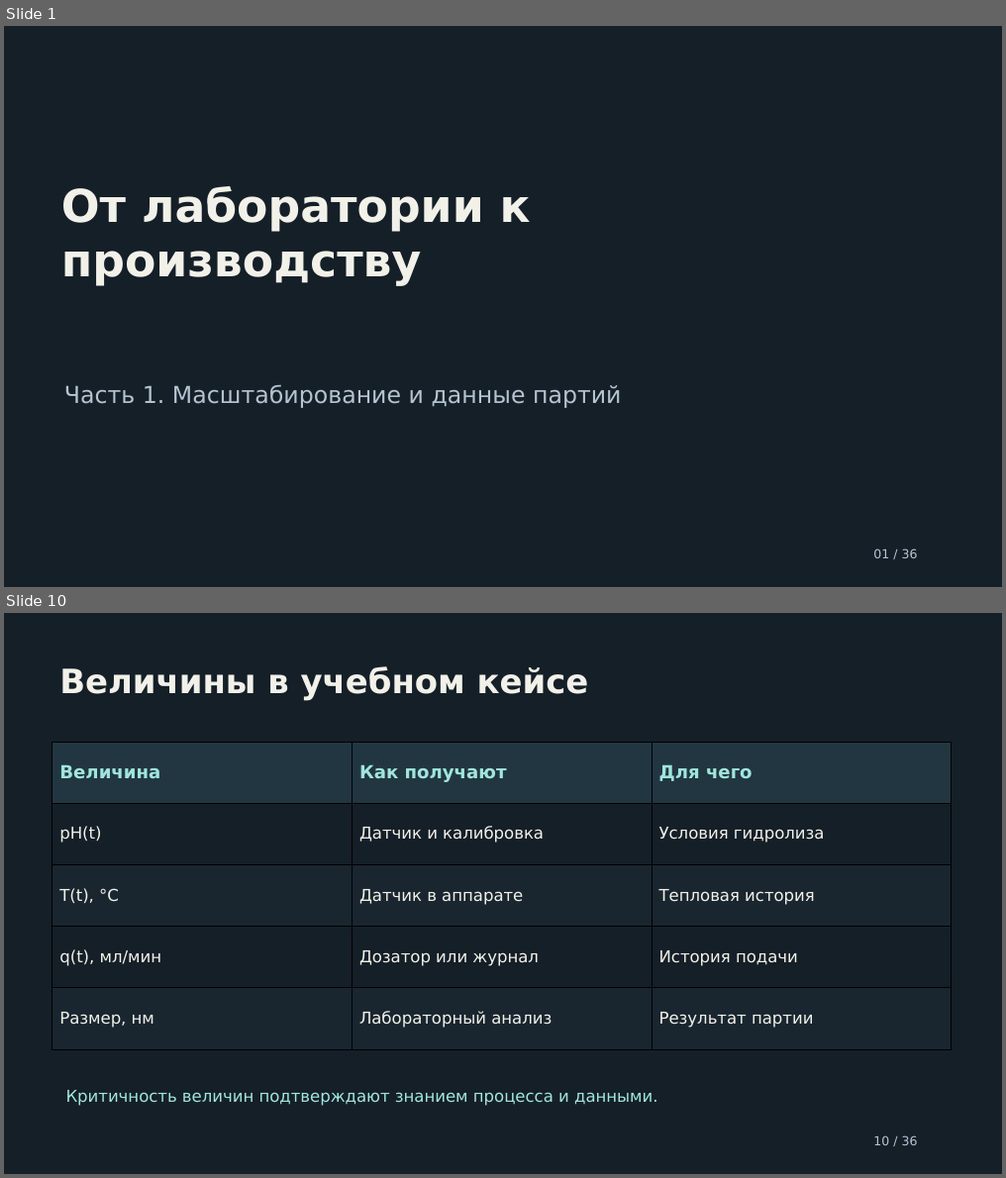
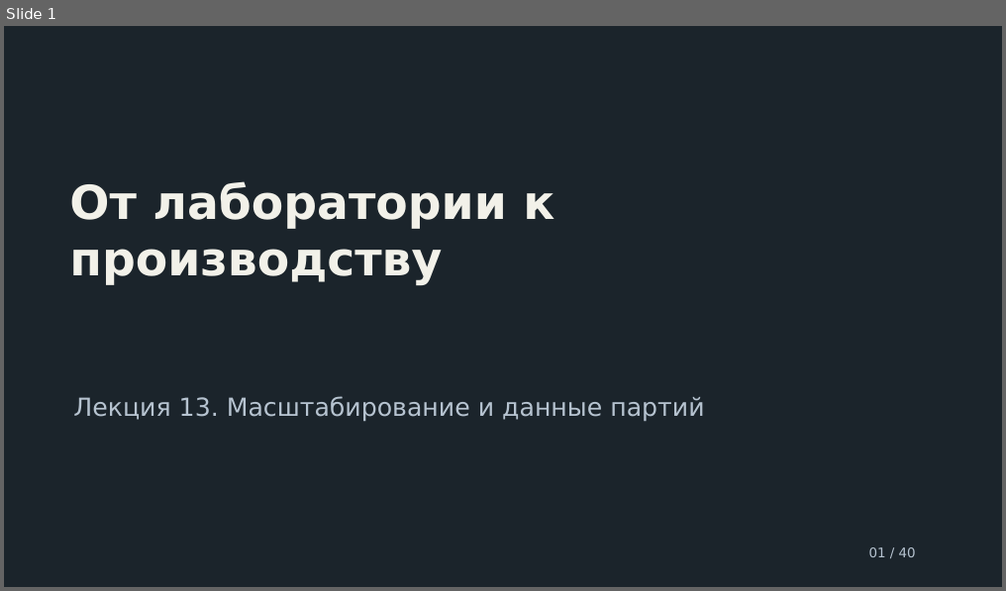
Before and after one commit to ashrpv/computer_science_in_nanoscience, a slide deck: slides/13_from_lab_to_production_scale_and_data.pptx. Shown one above the other, each under a label of ours: slides 1 and 10 before the commit, slide 1 after it; the slides between them are not shown. The pictures are 1006x1178 and 1006x591 pixels, drawn with LibreOffice and Linux fonts; fonts in the diff are those of the drawing. Boxes give left, top, right and bottom in pixels: in the first picture for what was removed or moved away, otherwise in the second. Text is boxed around its words. In the diff, an @@ line names an element or a change of style, - is before the commit and + after.

```diff
--- a/slides/13_from_lab_to_production_scale_and_data.pptx
+++ b/slides/13_from_lab_to_production_scale_and_data.pptx
@@ slide 10 removed at [4, 613, 1002, 1174], background #151F28 @@
@@ text removed at [59, 666, 589, 700] @@
-Величины в учебном кейсе
@@ table removed at [53, 742, 951, 1050], 5 rows, 3 columns @@
-Величина | Как получают | Для чего
-pH(t) | Датчик и калибровка | Условия гидролиза
-T(t), °C | Датчик в аппарате | Тепловая история
-q(t), мл/мин | Дозатор или журнал | История подачи
-Размер, нм | Лабораторный анализ | Результат партии
@@ text removed at [66, 1090, 658, 1106] @@
-Критичность величин подтверждают знанием процесса и данными.
@@ text removed at [873, 1136, 918, 1146] @@
-10 / 36
@@ slide 1 changed as well @@
@@ background #151F28 to #1B242B @@
@@ text at [69, 181, 554, 286]: text changed; size 43.5 to 45 pt @@
-От лаборатории к производству
+От лаборатории к
+производству
@@ text at [73, 396, 704, 422]: text changed; size 22.5 to 24 pt @@
-Часть 1. Масштабирование и данные партий
+Лекция 13. Масштабирование и данные партий
@@ vertical alignment middle to top in 3 elements at [69, 181, 554, 286], [73, 396, 704, 422], [869, 548, 916, 558] @@
@@ text at [869, 548, 916, 558]: text changed; size 12 to 12.8 pt @@
-01 / 36
+01 / 40
```
Also in this commit, not shown: 39 slides added, 34 other slides removed, 5 other files.
